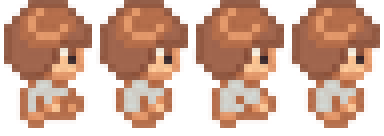
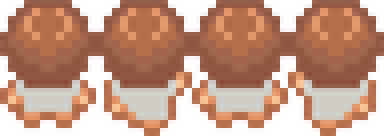
Comparing the layer stacks of the two (384, 136) images. Changes:
showed "playerUp" over [0, 0, 384, 136]
hid "playerRight" over [4, 0, 380, 128]
